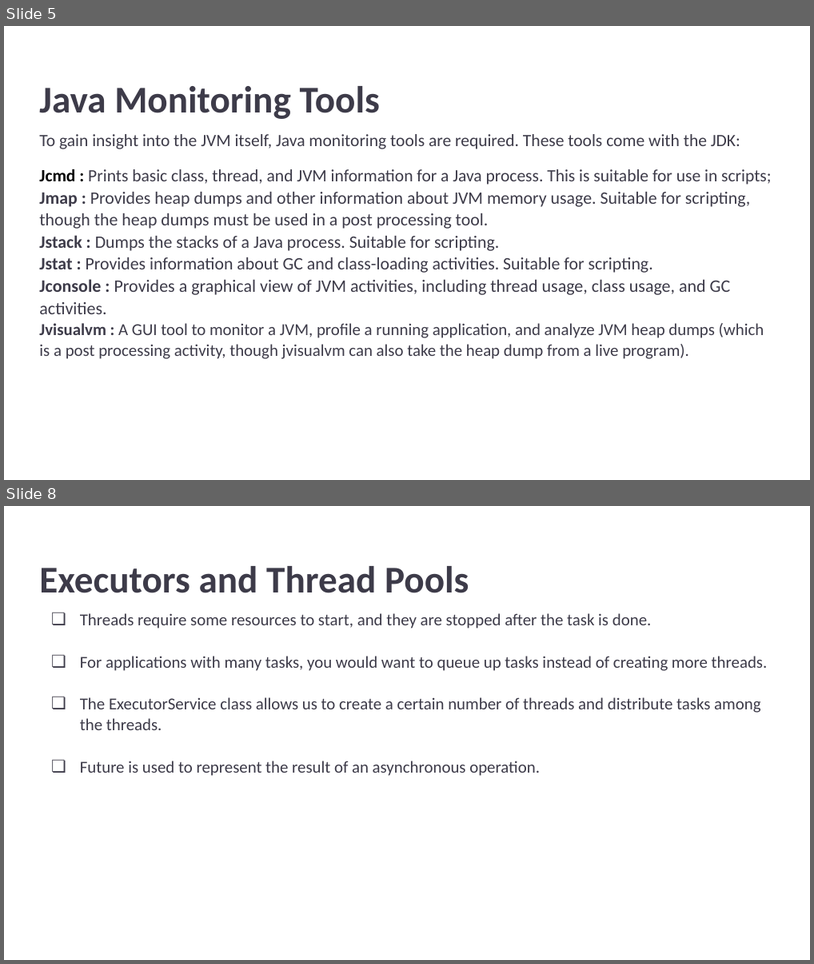
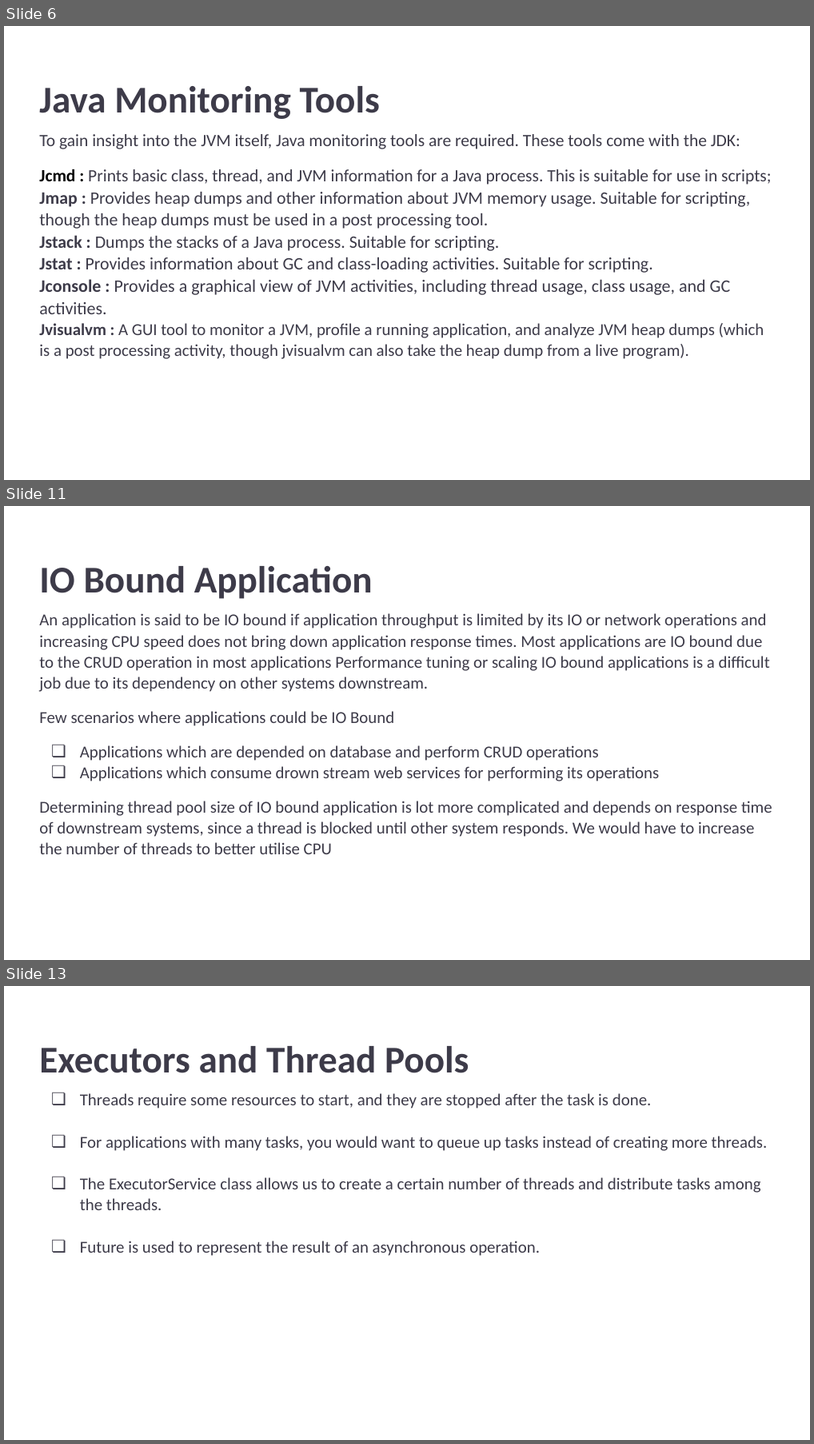
Before and after one commit to ankit741/java-performance-issues, a slide deck: src/main/resources/Java Performance & Concurrency_ A Deep Dive.pptx. Shown one above the other, each under a label of ours: slides 5 and 8 before the commit, slides 6, 11 and 13 after it; the slides between them are not shown. The pictures are 814x964 and 814x1444 pixels, drawn with LibreOffice and Linux fonts; fonts in the diff are those of the drawing. Boxes give left, top, right and bottom in pixels: in the first picture for what was removed or moved away, otherwise in the second. Text is boxed around its words. In the diff, an @@ line names an element or a change of style, - is before the commit and + after.

```diff
--- a/src/main/resources/Java Performance & Concurrency_ A Deep Dive.pptx
+++ b/src/main/resources/Java Performance & Concurrency_ A Deep Dive.pptx
@@ slide 11 added at (4,506,810,960), background #FFFFFF @@
@@ title added at (39,566,373,599), 33.7 pt, text #3D3B49, bold @@
+IO Bound Application
@@ text added at (39,613,773,854), 14.8 pt, text #3D3B49 @@
+An application is said to be IO bound if application throughput is limited by its IO or network operations and increasing CPU speed does not bring down application response times. Most applications are IO bound due to the CRUD operation in most applications Performance tuning or scaling IO bound applications is a difficult job due to its dependency on other systems downstream.
+Few scenarios where applications could be IO Bound
+❏ Applications which are depended on database and perform CRUD operations
+❏ Applications which consume drown stream web services for performing its operations
+Determining thread pool size of IO bound application is lot more complicated and depends on response time of downstream systems, since a thread is blocked until other system responds. We would have to increase the number of threads to better utilise CPU
@@ what was slide 5 is now slide 6 @@
@@ what was slide 8 is now slide 13 @@
```
Also in this commit, not shown: 1 slide changed, 9 other slides added, 2 slides removed, 8 other files.
